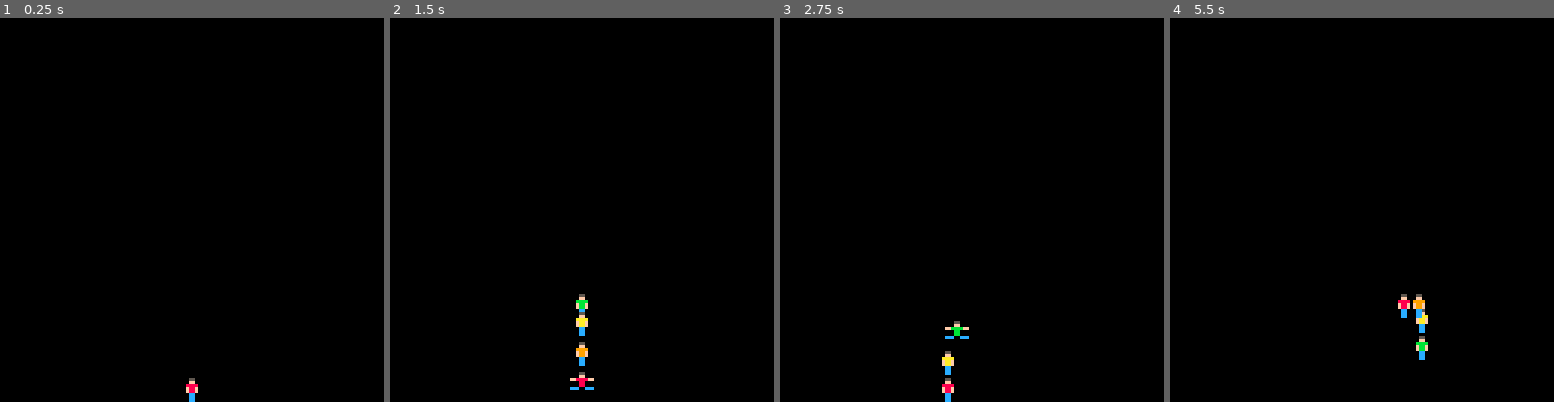
Above: before the commit, frames 1-4 (left to right).
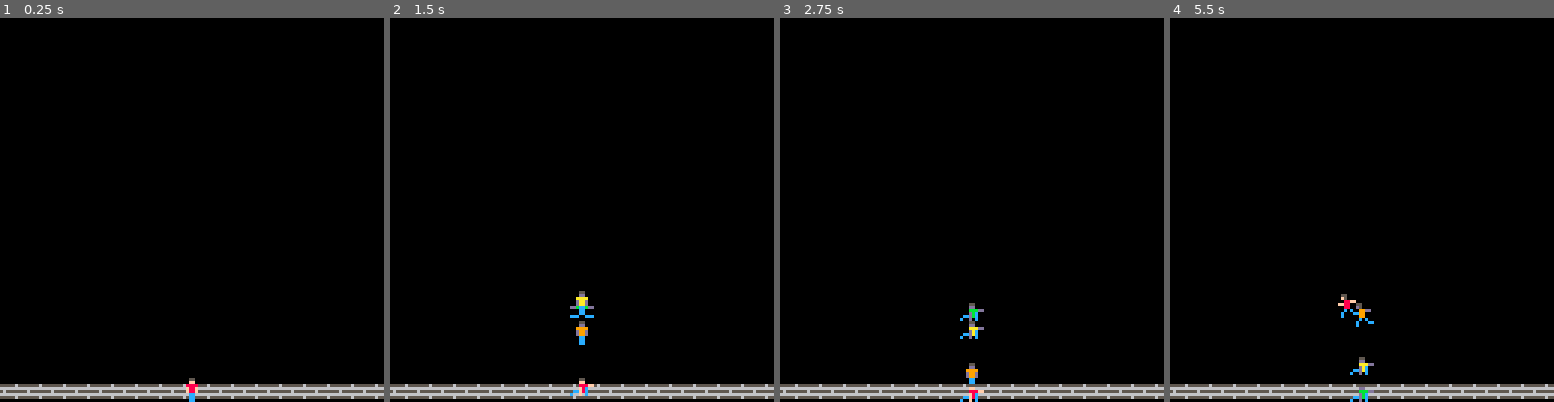
Above: after the commit, the same moments.

Repository: Mister-Oatbread/pico8_parkour_game
Game: PICO-8 cartridge parkour.p8
Same seed, same stepped clock (60 frames per second), same inputs: the game is played once before the commit and once after it.
Inputs:
- Up to frame 1 (0.25 s): no input
- Up to frame 2 (1.5 s): tap O (Z key) at 0.33, 0.7, 1.43 s
- Up to frame 3 (2.75 s): hold Left 1.97-2.37 s; tap O (Z key) at 2.22 s
- Up to frame 4 (5.5 s): hold Right 2.87-3.53 s; tap O (Z key) at 3.1, 3.98, 4.87 s; hold Right 4.13-4.53 s; hold Left from 5.13 s (still down)

The runs differ from the first frame. In frame 1, 3.8% of the frame differs, in the area x 0-100%, y 95-100%; in frame 2, 4.5%; in frame 3, 4.6%; in frame 4, 4.8%, in the area x 0-100%, y 71-100%.

Commit message:
added more sprites to animation

Diff:
--- a/parkour.p8
+++ b/parkour.p8
@@ -22,3 +22,45 @@
 
 
 
+…(25 lines of a section not shown)…
+__map__
+0000000000000000000000000000000000000000000000000000000000000000000000000000000000000000000000000000000000000000000000000000000000000000000000000000000000000000000000000000000000000000000000000000000000000000000000000000000000000000000000000000000000000000
+0000000000000000000000000000000000000000000000000000000000000000000000000000000000000000000000000000000000000000000000000000000000000000000000000000000000000000000000000000000000000000000000000000000000000000000000000000000000000000000000000000000000000000
+0000000000000000000000000000000000000000000000000000000000000000000000000000000000000000000000000000000000000000000000000000000000000000000000000000000000000000000000000000000000000000000000000000000000000000000000000000000000000000000000000000000000000000
+0000000000000000000000000000000000000000000000000000000000000000000000000000000000000000000000000000000000000000000000000000000000000000000000000000000000000000000000000000000000000000000000000000000000000000000000000000000000000000000000000000000000000000
+0000000000000000000000000000000000000000000000000000000000000000000000000000000000000000000000000000000000000000000000000000000000000000000000000000000000000000000000000000000000000000000000000000000000000000000000000000000000000000000000000000000000000000
+0000000000000000000000000000000000000000000000000000000000000000000000000000000000000000000000000000000000000000000000000000000000000000000000000000000000000000000000000000000000000000000000000000000000000000000000000000000000000000000000000000000000000000
+0000000000000000000000000000000000000000000000000000000000000000000000000000000000000000000000000000000000000000000000000000000000000000000000000000000000000000000000000000000000000000000000000000000000000000000000000000000000000000000000000000000000000000
+0000000000000000000000000000000000000000000000000000000000000000000000000000000000000000000000000000000000000000000000000000000000000000000000000000000000000000000000000000000000000000000000000000000000000000000000000000000000000000000000000000000000000000
+0000000000000000000000000000000000000000000000000000000000000000000000000000000000000000000000000000000000000000000000000000000000000000000000000000000000000000000000000000000000000000000000000000000000000000000000000000000000000000000000000000000000000000
+0000000000000000000000000000000000000000000000000000000000000000000000000000000000000000000000000000000000000000000000000000000000000000000000000000000000000000000000000000000000000000000000000000000000000000000000000000000000000000000000000000000000000000
+0000000000000000000000000000000000000000000000000000000000000000000000000000000000000000000000000000000000000000000000000000000000000000000000000000000000000000000000000000000000000000000000000000000000000000000000000000000000000000000000000000000000000000
+0000000000000000000000000000000000000000000000000000000000000000000000000000000000000000000000000000000000000000000000000000000000000000000000000000000000000000000000000000000000000000000000000000000000000000000000000000000000000000000000000000000000000000
+0000000000000000000000000000000000000000000000000000000000000000000000000000000000000000000000000000000000000000000000000000000000000000000000000000000000000000000000000000000000000000000000000000000000000000000000000000000000000000000000000000000000000000
+0000000000000000000000000000000000000000000000000000000000000000000000000000000000000000000000000000000000000000000000000000000000000000000000000000000000000000000000000000000000000000000000000000000000000000000000000000000000000000000000000000000000000000
+0000000000000000000000000000000000000000000000000000000000000000000000000000000000000000000000000000000000000000000000000000000000000000000000000000000000000000000000000000000000000000000000000000000000000000000000000000000000000000000000000000000000000000
+4040404040404040404040404040404000000000000000000000000000000000000000000000000000000000000000000000000000000000000000000000000000000000000000000000000000000000000000000000000000000000000000000000000000000000000000000000000000000000000000000000000000000000
--- a/src/main.lua
+++ b/src/main.lua
@@ -18,6 +18,7 @@
 
 function _draw()
     cls()
+    map()
     shadow_3.draw()
     shadow_2.draw()
     shadow_1.draw()
--- a/src/player.lua
+++ b/src/player.lua
@@ -7,6 +7,9 @@
     local acc = {x=0, y=0}
 
     local gravity = 200
+    local max_speed = 80
+
+    local frame = 0
 
     local sprite_info = {
         sprite=1,
@@ -15,9 +18,13 @@
         x_flip=false,
         y_flip=false,
     }
+    local facing_left = false
+    local facing_right = false
+    local hero_landing = false
+    local hero_landing_frames = 30
 
     local is_shadow = type == "shadow"
-    local action_queue = new_action_queue(10, sprite_info)
+    local action_queue = new_action_queue(16, sprite_info)
     local in_flight = false
 
     local colors = {
@@ -77,9 +84,31 @@
         vel.y += dt*acc.y
 
         -- limit x velocity and y position
-        vel.x = mid(-50, vel.x, 50)
+        vel.x = mid(-max_speed, vel.x, max_speed)
         pos.y = min(120, pos.y)
-        if pos.y == 120 and acc.y >= 0 then vel.y = 0 end
+
+        -- touchdown
+        if pos.y == 120 and acc.y >= 0 then
+
+            -- player was to fast, do hero landing
+            if vel.y > 30 then
+                vel.x = 0
+                hero_landing = true
+                hero_landing_frames = 0
+            end
+
+            vel.y = 0
+        end
+
+        if hero_landing_frames < 60 then
+            hero_landing_frames += 1
+            vel.x = 0
+        else
+            hero_landing = false
+        end
+    end
+
+    local function check_collision()
     end
 
     -- shadow only
@@ -91,22 +120,48 @@
 
     -- takes information on how sprite should be displayed and saves it
     local function write_sprite_info()
-        local sprite = buttons.jump and 17 or 1
-        if not is_shadow then
-            sprite_info = {
-                sprite=sprite,
-                x=round(pos.x),
-                y=round(pos.y),
-                x_flip=false,
-                y_flip=false,
-            }
+        local sprite = 1
+        local x_flip = false
+
+        -- walking
+        if not (vel.x == 0) then
+            frame = frame%20 + 1
+            sprite = 3
+            x_flip = vel.x > 0
+
+            -- running
+            if abs(vel.x) > (max_speed - 1) then
+                sprite = 5
+            end
+
+            -- walking animation
+            if frame>10 and not buttons.jump then sprite += 1 end
         end
+
+        if buttons.jump then sprite += 16 end
+
+        -- check for hero landing last
+        if hero_landing then sprite = 49 end
+        sprite_info = {
+            sprite=sprite,
+            x=round(pos.x),
+            y=round(pos.y),
+            x_flip=x_flip,
+            y_flip=false,
+        }
     end
 
     -- draw player, and color the shirt
     local function draw_sprite()
         pal(8, color_value)
-        spr(sprite_info.sprite, sprite_info.x, sprite_info.y, 1, 1, sprite_info.x_flip, sprite_info.y_flip)
+        if is_shadow then pal(15, 13) end
+        spr(sprite_info.sprite,
+            sprite_info.x,
+            sprite_info.y,
+            1,
+            1,
+            sprite_info.x_flip,
+            sprite_info.y_flip)
         pal()
     end
 
Not shown, changed: 40 lines of the sprite sheet (__gfx__) section of parkour.p8
